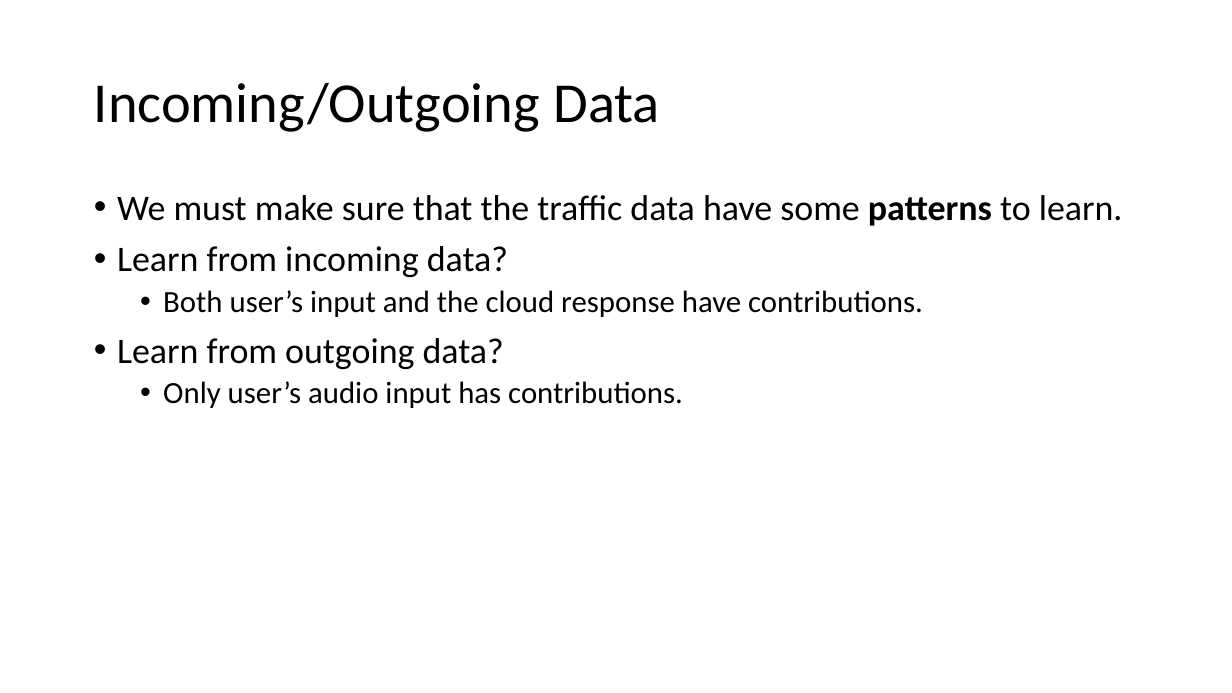
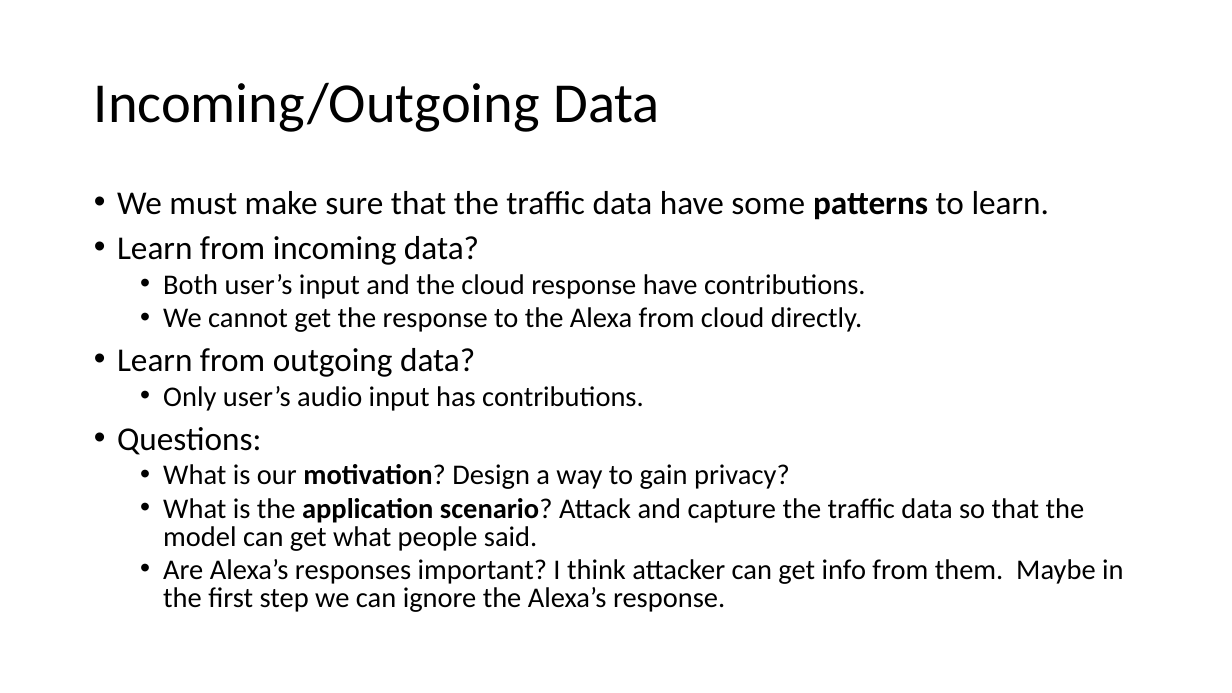
Before and after one commit to GXG-CS/Pi-Alexa, a slide deck: slide 14 of Presentation1.pptx. Drawn at 1232x693 pixels with LibreOffice and Linux fonts; fonts in the diff are those of the drawing. Boxes give left, top, right and bottom in pixels: in the first picture for what was removed or moved away, otherwise in the second. Text is boxed around its words. In the diff, an @@ line names an element or a change of style, - is before the commit and + after.

```diff
--- a/Presentation1.pptx
+++ b/Presentation1.pptx
@@ text at (117,191,1049,411): size 28 to 25.9 pt in "We must make sure that the traffic ...", "Learn from incoming data?", "Learn from outgoing data?"; size 24 to 22.2 pt in "Both user’s input and the cloud response ...", "Only user’s audio input has contributions."; line spacing 0.9 to 0.8 @@
@@ text at (163,307,862,332): paragraph added @@
+  • We cannot get the response to the Alexa from cloud directly.
@@ text at (117,427,1123,612): paragraphs added @@
+• Questions:
+  • What is our motivation? Design a way to gain privacy?
+  • What is the application scenario? Attack and capture the traffic data so that the model can get what people said.
+  • Are Alexa’s responses important? I think attacker can get info from them. Maybe in the first step we can ignore the Alexa’s response.
```
Also in this commit, not shown: 2 other slides changed, 2 slides added, 1 other file.
